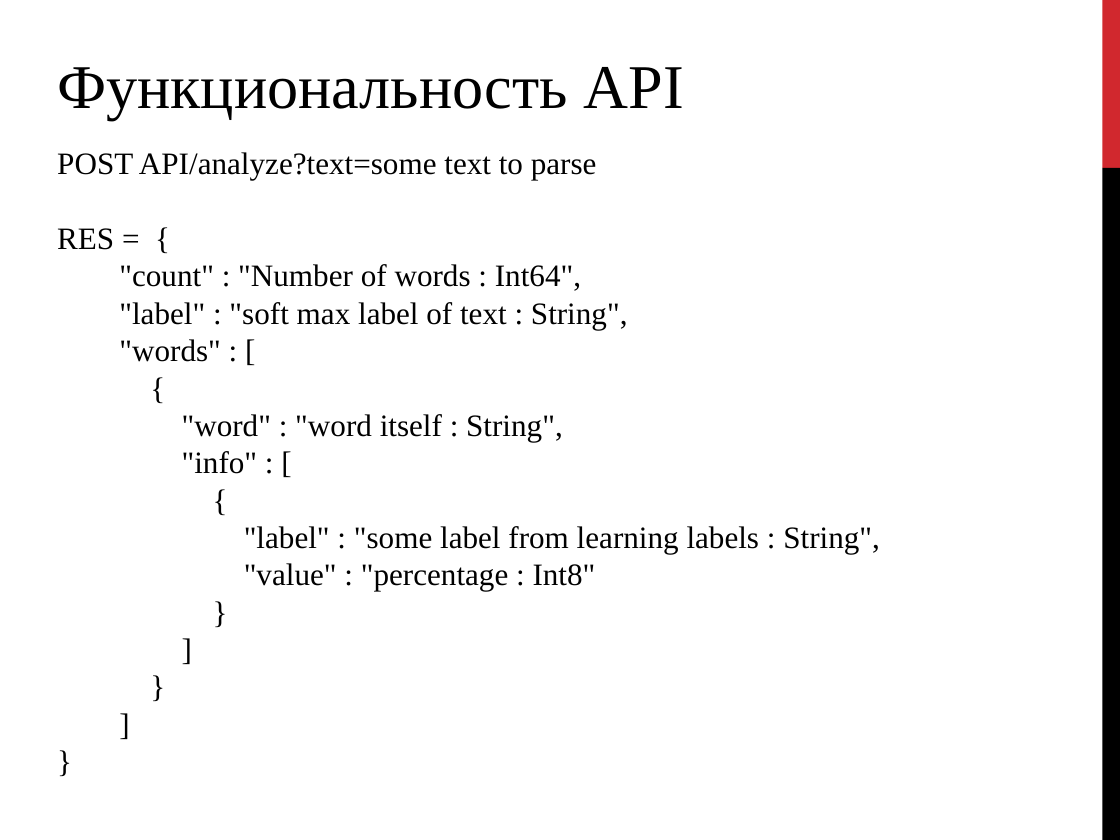
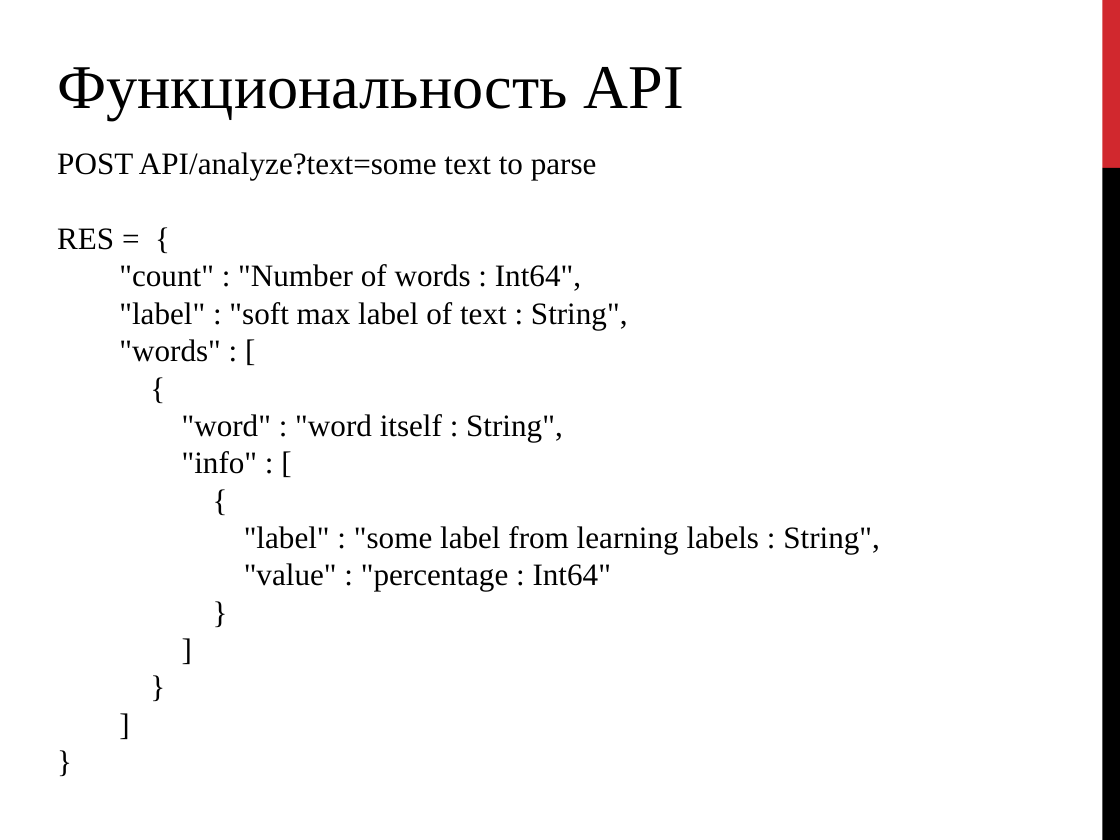
Before and after one commit to pagamov/text-tonal, a slide deck: slide 7 of homework/API.pptx. Drawn at 1120x840 pixels with LibreOffice and Linux fonts; fonts in the diff are those of the drawing. Boxes give left, top, right and bottom in pixels: in the first picture for what was removed or moved away, otherwise in the second. Text is boxed around its words. In the diff, an @@ line names an element or a change of style, - is before the commit and + after.

Commit message:
ptx

```diff
--- a/homework/API.pptx
+++ b/homework/API.pptx
@@ text at [244, 563, 611, 591]: text changed @@
-"value" : "percentage : Int8"
+"value" : "percentage : Int64"
```
